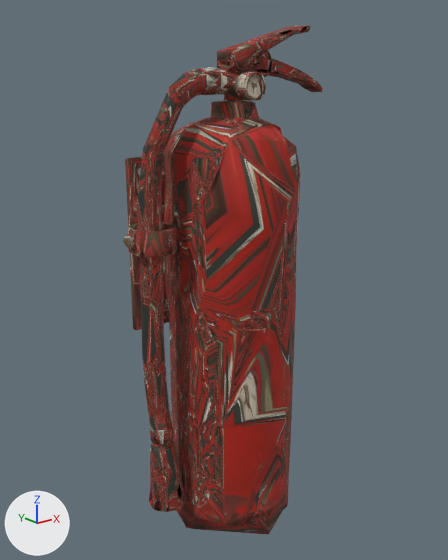
The glTF model public/assets/models/fire_extinguisher.glb as it was, and as the next commit left it.
Rendered twice from a 50 mm lens placed at (-0.451, -0.557, 0.552), pointed at (0.0, 0.007, 0.327). Every picture has the same lights, and +X, +Y and +Z are marked at lower left. The picture after the commit comes second. Where no turn or scale is listed for an object, it has been applied to the vertices.

In view in the first picture: 'fire_extinguisher'.
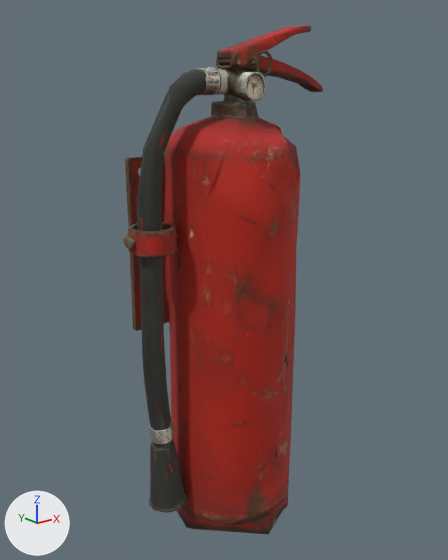
What the commit changed:
me_fire_extinguisher is used by ob_fire_extinguisher; location (0.0, 0.0, 0.309).
me_fire_extinguisher had 2099 vertices, 4361 faces and spanned x -0.137..0.137, y -0.079..0.079, z -0.309..0.309.
me_fire_extinguisher now has 4143 vertices, 8329 faces and spans x -0.137..0.137, y -0.079..0.079, z -0.309..0.309.
me_fire_extinguisher part 1: 27 vertices moved within x -0.131..0.127, y -0.044..0.071, z -0.246..0.275; 2035 vertices added at x -0.137..0.136, y -0.044..0.079, z -0.271..0.308.
me_fire_extinguisher part 2: 1819 kept faces spanning x -0.131..0.137, y -0.079..0.079, z -0.309..0.309 get new texture (UV) coordinates.
Other edits to the shape of me_fire_extinguisher do not show in these pictures.

Where the change shows, as pixel boxes [x1, y1, x2, y2] in the pictures (448 x 560 px):
part 1 of me_fire_extinguisher, built on
    before: [129, 51, 252, 499]
    after: [123, 26, 323, 526]
part 2 of me_fire_extinguisher, surface changed
    both: [128, 25, 320, 534]
